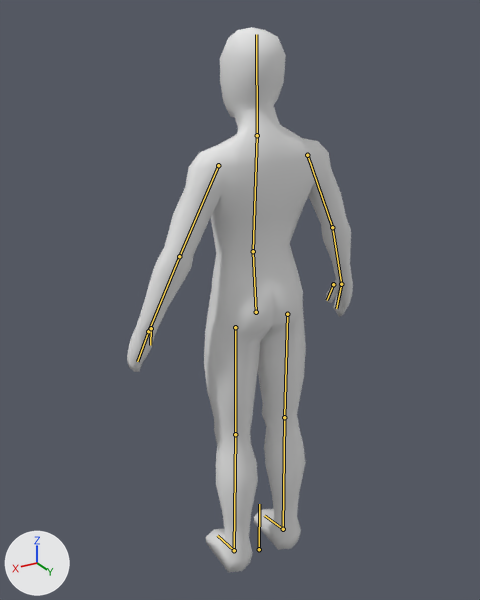
The Blender file assets/characters/human_male_base.blend, before and after one commit.
Both versions are drawn from a camera (50 mm lens) standing at (1.048, 1.608, 1.835) and looking at (0.031, -0.086, 0.988). The lights are fixed; the arrows at lower left show +X, +Y and +Z. The first picture is the older version. The bones that bend it are drawn over the model as lines.
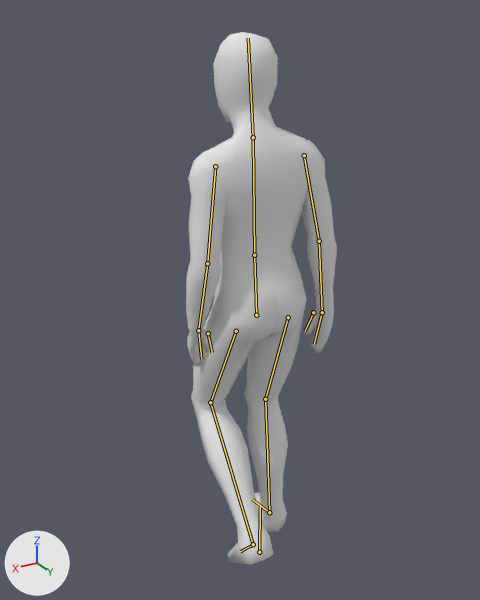
The newer file adds an action. The first version stands in its rest pose; the second is drawn at frame 1 of the action 'walk_backward'.

Location of each change, (x1, y1, x2, y2) in pixels of the pictures (480 x 600 px):
'Cylinder', posed (33% narrower)
    before: (127, 27, 353, 572)
    after: (186, 32, 337, 565)
bone 'root', root to tip
    before: (259, 549) to (259, 504)
    after: (259, 552) to (260, 506)
bone 'hips', root to tip
    before: (256, 312) to (253, 251)
    after: (256, 315) to (254, 255)
bone 'torso', root to tip
    before: (253, 251) to (257, 135)
    after: (254, 255) to (253, 137)
bone 'upper_arm.l', root to tip
    before: (218, 165) to (179, 256)
    after: (215, 166) to (207, 263)
bone 'lower_arm.l', root to tip
    before: (179, 256) to (148, 331)
    after: (207, 263) to (198, 330)
bone 'palm.l', root to tip
    before: (148, 331) to (137, 361)
    after: (198, 330) to (201, 359)
bone 'upper_arm.r', root to tip
    before: (307, 155) to (332, 227)
    after: (304, 155) to (319, 241)
bone 'lower_arm.r', root to tip
    before: (332, 227) to (341, 284)
    after: (319, 241) to (322, 312)
bone 'upper_leg.l', root to tip
    before: (235, 327) to (235, 434)
    after: (236, 331) to (210, 402)
bone 'lower_leg.l', root to tip
    before: (235, 434) to (234, 550)
    after: (210, 402) to (253, 544)
bone 'upper_leg.r', root to tip
    before: (287, 314) to (284, 417)
    after: (288, 317) to (265, 399)
bone 'lower_leg.r', root to tip
    before: (284, 417) to (283, 529)
    after: (265, 399) to (269, 512)
bone 'foot.r', root to tip
    before: (283, 529) to (264, 515)
    after: (269, 512) to (252, 499)

What the commit changed:
Bone 'root' (bone_root) moves from (0.0, 0.0, 0.0) to (0.0, -0.009, -0.003).
Bone 'hips' (bone_hips) turns from (0, 0, 0) to (-2, 0, 0) degrees about its own x, y and z.
Bone 'torso' (bone_torso) turns from (0, 0, 0) to (6, 0, 0) degrees about its own x, y and z.
Bone 'upper_arm.l' (bone_upper_arm_l) turns from (0, 0, 0) to (18, 1, -2) degrees about its own x, y and z.
Bone 'lower_arm.l' (bone_lower_arm_l) turns from (0, 0, 0) to (3, 2, 13) degrees about its own x, y and z.
Bone 'palm.l' (bone_palm_l) turns from (0, 0, 0) to (7, 80, -5) degrees about its own x, y and z.
Bone 'upper_arm.r' (bone_upper_arm_r) turns from (0, 0, 0) to (16, -2, 3) degrees about its own x, y and z.
Bone 'lower_arm.r' (bone_lower_arm_r) turns from (0, 0, 0) to (0, 0, 3) degrees about its own x, y and z.
Bone 'upper_leg.l' (bone_upper_leg_l) turns from (0, 0, 0) to (25, 0, 0) degrees about its own x, y and z.
Bone 'lower_leg.l' (bone_lower_leg_l) turns from (0, 0, 0) to (-63, 1, 0) degrees about its own x, y and z.
Bone 'upper_leg.r' (bone_upper_leg_r) turns from (0, 0, 0) to (17, 0, 0) degrees about its own x, y and z.
Bone 'lower_leg.r' (bone_lower_leg_r) turns from (0, 0, 0) to (-22, 0, 0) degrees about its own x, y and z.
Bone 'foot.r' (bone_foot_r) turns from (0, 0, 0) to (6, 0, 0) degrees about its own x, y and z.
